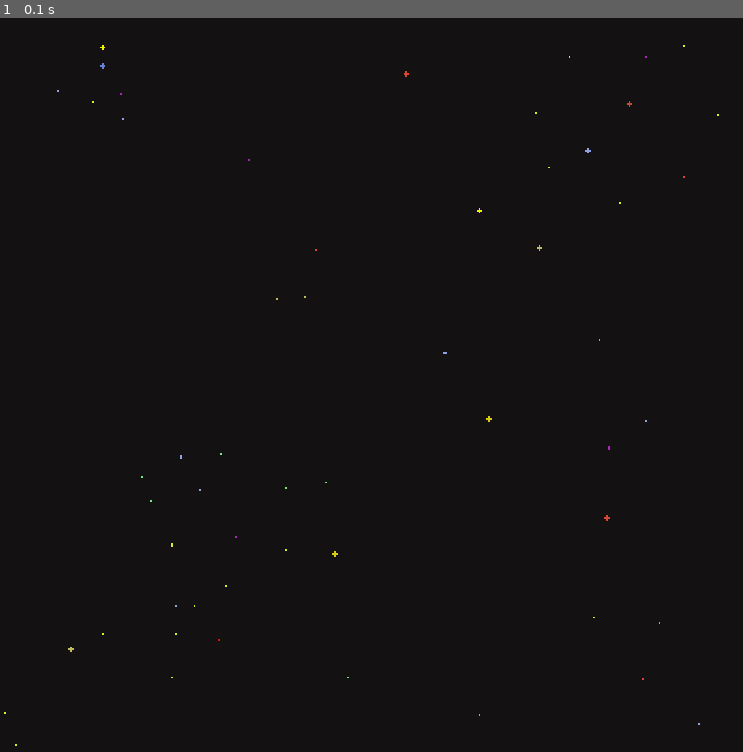
Above: before the commit, frame 1.
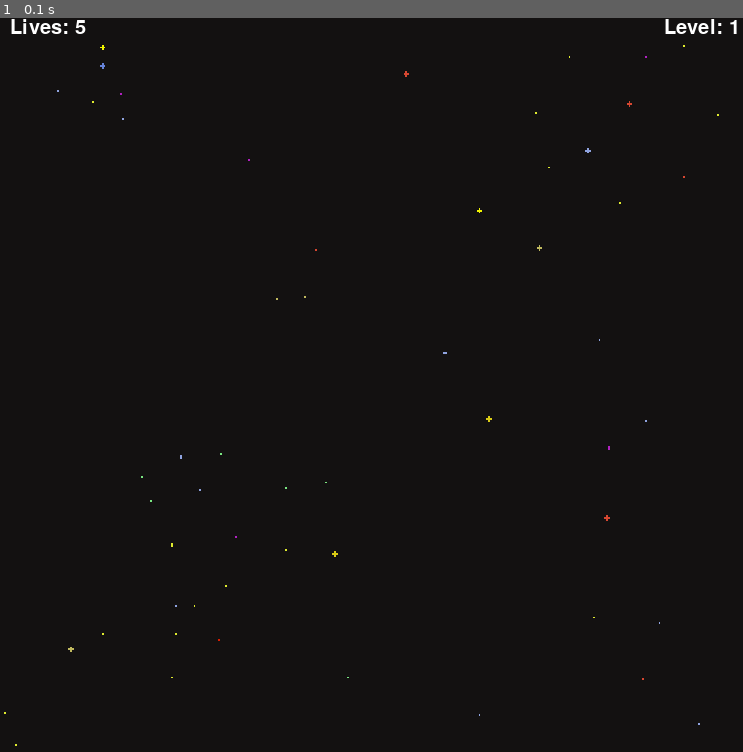
Above: after the commit, the same moment.

Repository: AmirmasoudCS/Pygame-Course
Game: pygame game, started from project_03/main.py
Same seed, same stepped clock (60 frames per second), same inputs: the game is played once before the commit and once after it.
Inputs:
- Up to frame 1 (0.1 s): no input

The runs differ from the first frame. In frame 1, 0.2% of the frame differs, in the area x 1-100%, y 0-3%.

Commit message:
Rendering the labels onto the screen

Diff:
--- a/project_03/main.py
+++ b/project_03/main.py
@@ -9,7 +9,7 @@
 WHITE = (255, 255, 255)
 
 # Fonts
-MAIN_FONT = pygame.font.SysFont("comicsans", 50)
+MAIN_FONT = pygame.font.SysFont("comicsans", 30)
 
 
 # Window
@@ -59,11 +59,16 @@
     def redraw_window(*, level, lives):
 
         # Draw BG
+
         WIN.blit(BACKGROUND, (0, 0))
 
         # Draw Text
+
         level_labels = MAIN_FONT.render(f"Level: {level}", 1, WHITE)
         lives_label = MAIN_FONT.render(f"Lives: {lives}", 1, WHITE)
+
+        WIN.blit(level_labels, (WIDTH - level_labels.get_width() - 10, 0))
+        WIN.blit(lives_label, (10, 0))
 
         pygame.display.update()
 
